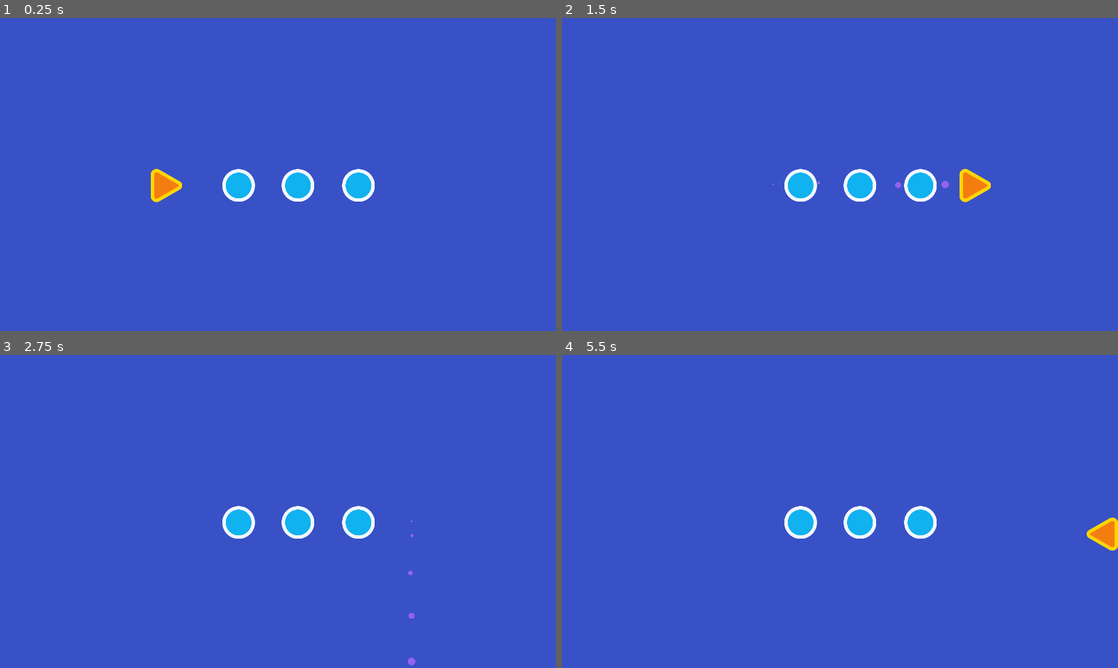
Above: before the commit, frames 1-4 (two rows, left to right).
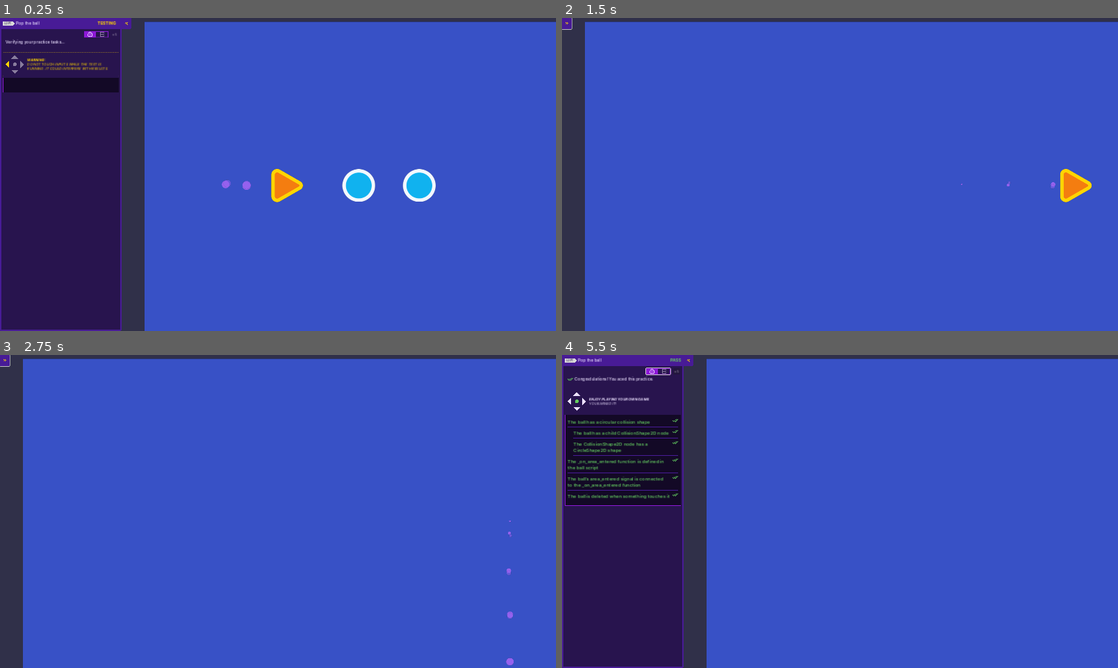
Above: after the commit, the same moments.

Repository: keliang5/2d-GameDev-Course
Game: Godot game, scene res://practices/L2.P1.pop_the_ball/pop_the_ball.tscn
Two runs of this game, one before a commit and one after it. Both use one fixed random seed, a clock stepped at 60 frames per second and the inputs below. This scene is started directly instead of the project's main scene.
Inputs (mouse positions are in pixels of both pictures, inside the frame that each line leads up to):
- Up to frame 1 (0.25 s): no input
- Up to frame 2 (1.5 s): hold D (move_right) 0.53-1.25 s; click (689, 24) at 1.27 s
- Up to frame 3 (2.75 s): hold S (move_down) from 2.03 s (still down)
- Up to frame 4 (5.5 s): release S (move_down) at 2.78 s; hold D (move_right) 2.78-3.53 s; tap Enter at 3.5 s; hold W (move_up) 3.53-4.25 s; click (656, 370) at 4.27 s; tap Space at 5 s; hold A (move_left) from 5.03 s (still down)

The runs differ from the first frame. In frame 1, 29% of the frame differs, in the area x 0-100%, y 0-100%; in frame 2, 7.8%; in frame 3, 7.0%; in frame 4, 29%.

Commit message:
L1 and L2: practice complete

Diff:
--- /dev/null
+++ b/05.loot_it_all_workbook/lessons/health_pack.gd
@@ -0,0 +1,14 @@
+extends Area2D
+
+
+# Called when the node enters the scene tree for the first time.
+func _ready() -> void:
+	area_entered.connect(_on_area_entered)
+
+# Called every frame. 'delta' is the elapsed time since the previous frame.
+func _process(delta: float) -> void:
+	pass
+
+
+func _on_area_entered(area: Area2D) -> void:
+	queue_free()
--- /dev/null
+++ b/05.loot_it_all_workbook/lessons/health_pack.tscn
@@ -0,0 +1,18 @@
+[gd_scene load_steps=4 format=3 uid="uid://dpdcpbr4org84"]
+
+[ext_resource type="Script" path="res://lessons/health_pack.gd" id="1_s0cju"]
+[ext_resource type="Texture2D" uid="uid://dknpi2mq4dhpa" path="res://assets/health_icon.svg" id="2_ecm11"]
+
+[sub_resource type="CircleShape2D" id="CircleShape2D_tug24"]
+radius = 26.0
+
+[node name="HealthPack" type="Area2D"]
+script = ExtResource("1_s0cju")
+
+[node name="Sprite2D" type="Sprite2D" parent="."]
+texture = ExtResource("2_ecm11")
+
+[node name="CollisionShape2D" type="CollisionShape2D" parent="."]
+shape = SubResource("CircleShape2D_tug24")
+
+[connection signal="area_entered" from="." to="." method="_on_area_entered"]
--- a/05.loot_it_all_workbook/lessons/space_level.tscn
+++ b/05.loot_it_all_workbook/lessons/space_level.tscn
@@ -1,6 +1,6 @@
 [gd_scene load_steps=3 format=3 uid="uid://btkjymc78ap8d"]
 
-[ext_resource type="PackedScene" uid="uid://dmv50krf4bo5r" path="res://lessons_reference/01.your_first_collectible/ship.tscn" id="2_2j1u5"]
+[ext_resource type="PackedScene" uid="uid://dmv50krf4bo5r" path="res://lessons/ship.tscn" id="2_2j1u5"]
 [ext_resource type="PackedScene" uid="uid://bxfevggvxo634" path="res://assets/background/space_background.tscn" id="3_e6xy1"]
 
 [node name="Level" type="Node2D"]
--- a/05.loot_it_all_workbook/practices/L2.P1.pop_the_ball/ball.gd
+++ b/05.loot_it_all_workbook/practices/L2.P1.pop_the_ball/ball.gd
@@ -2,4 +2,8 @@
 
 
 func _ready() -> void:
-	pass
+	area_entered.connect(_on_area_entered)
+
+
+func _on_area_entered(area: Area2D) -> void:
+	queue_free()
--- a/05.loot_it_all_workbook/practices/L2.P1.pop_the_ball/ball.tscn
+++ b/05.loot_it_all_workbook/practices/L2.P1.pop_the_ball/ball.tscn
@@ -1,10 +1,18 @@
-[gd_scene load_steps=3 format=3]
+[gd_scene load_steps=4 format=3 uid="uid://bu5uoaac3mk7u"]
 
 [ext_resource type="Script" path="res://practices/L2.P1.pop_the_ball/ball.gd" id="1_7w7gm"]
-[ext_resource type="Texture2D" path="res://assets/practice_assets/ball.png" id="2_2kkgw"]
+[ext_resource type="Texture2D" uid="uid://cswtclqvybbba" path="res://assets/practice_assets/ball.png" id="2_2kkgw"]
+
+[sub_resource type="CircleShape2D" id="CircleShape2D_kc5xv"]
+radius = 61.0737
 
 [node name="Ball" type="Area2D"]
 script = ExtResource("1_7w7gm")
 
 [node name="Sprite2D" type="Sprite2D" parent="."]
 texture = ExtResource("2_2kkgw")
+
+[node name="CollisionShape2D" type="CollisionShape2D" parent="."]
+shape = SubResource("CircleShape2D_kc5xv")
+
+[connection signal="area_entered" from="." to="." method="_on_area_entered"]
--- a/05.loot_it_all_workbook/practices/L2.P1.pop_the_ball/pop_the_ball.tscn
+++ b/05.loot_it_all_workbook/practices/L2.P1.pop_the_ball/pop_the_ball.tscn
@@ -1,28 +1,22 @@
-[gd_scene load_steps=5 format=3]
+[gd_scene load_steps=3 format=3 uid="uid://dxcsyw23eu1s1"]
 
 [ext_resource type="PackedScene" path="res://practices/L2.P1.pop_the_ball/ball.tscn" id="1_nyxov"]
-[ext_resource type="Script" path="res://practices/L2.P1.pop_the_ball/ball.gd" id="2_82wsk"]
 [ext_resource type="PackedScene" path="res://practices/L2.P1.pop_the_ball/needle.tscn" id="3_w8ucv"]
-[ext_resource type="Script" path="res://practices/L2.P1.pop_the_ball/needle.gd" id="4_dr85r"]
 
 [node name="PopTheBall" type="Node2D"]
 position = Vector2(960, 540)
 
-[node name="Ball" type="Area2D" parent="." instance=ExtResource("1_nyxov")]
+[node name="Ball" parent="." instance=ExtResource("1_nyxov")]
 position = Vector2(-136, 38)
-script = ExtResource("2_82wsk")
 
-[node name="Ball2" type="Area2D" parent="." instance=ExtResource("1_nyxov")]
+[node name="Ball2" parent="." instance=ExtResource("1_nyxov")]
 position = Vector2(69, 38)
-script = ExtResource("2_82wsk")
 
-[node name="Ball3" type="Area2D" parent="." instance=ExtResource("1_nyxov")]
+[node name="Ball3" parent="." instance=ExtResource("1_nyxov")]
 position = Vector2(278, 38)
-script = ExtResource("2_82wsk")
 
-[node name="Needle" type="Area2D" parent="." instance=ExtResource("3_w8ucv")]
+[node name="Needle" parent="." instance=ExtResource("3_w8ucv")]
 position = Vector2(-399, 38)
-script = ExtResource("4_dr85r")
 
 [node name="ExtraVisuals" type="Node" parent="."]
 
@@ -37,6 +31,14 @@
 anchors_preset = 15
 anchor_right = 1.0
 anchor_bottom = 1.0
+offset_left = 79.0
+offset_top = 13.0
+offset_right = 79.0
+offset_bottom = 13.0
 grow_horizontal = 2
 grow_vertical = 2
 color = Color(0.219608, 0.317647, 0.776471, 1)
+
+[connection signal="area_entered" from="Ball" to="Ball" method="_on_area_entered"]
+[connection signal="area_entered" from="Ball2" to="Ball" method="_on_ball_2_area_entered"]
+[connection signal="area_entered" from="Ball3" to="Ball" method="_on_ball_3_area_entered"]
--- a/05.loot_it_all_workbook/project.godot
+++ b/05.loot_it_all_workbook/project.godot
@@ -1,3 +1,11 @@
+; Engine configuration file.
+; It's best edited using the editor UI and not directly,
+; since the parameters that go here are not all obvious.
+;
+; Format:
+;   [section] ; section goes between []
+;   param=value ; assign values to parameters
+
 config_version=5
 
 [application]
@@ -7,6 +15,10 @@
 config/features=PackedStringArray("4.2", "Forward Plus")
 config/icon="res://icon.png"
 
+[autoload]
+
+Tester="*res://addons/gdquest_practice_framework/tester/ui_test_panel.tscn"
+
 [display]
 
 window/size/viewport_width=1920
@@ -15,6 +27,10 @@
 window/size/window_width_override=1152
 window/size/window_height_override=648
 window/stretch/mode="canvas_items"
+
+[editor_plugins]
+
+enabled=PackedStringArray("res://addons/gdquest_practice_framework/plugin.cfg")
 
 [input]
 
